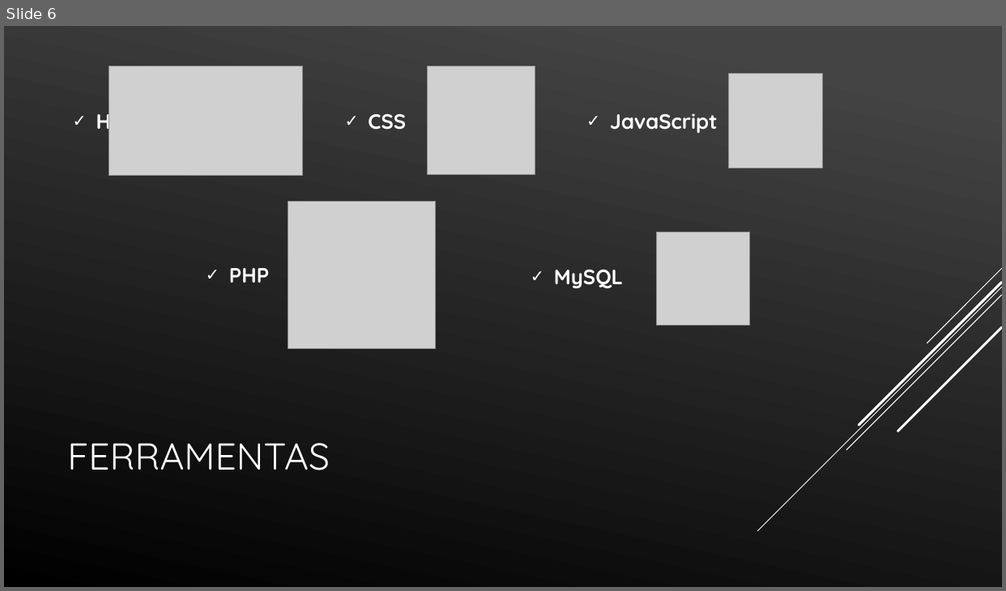
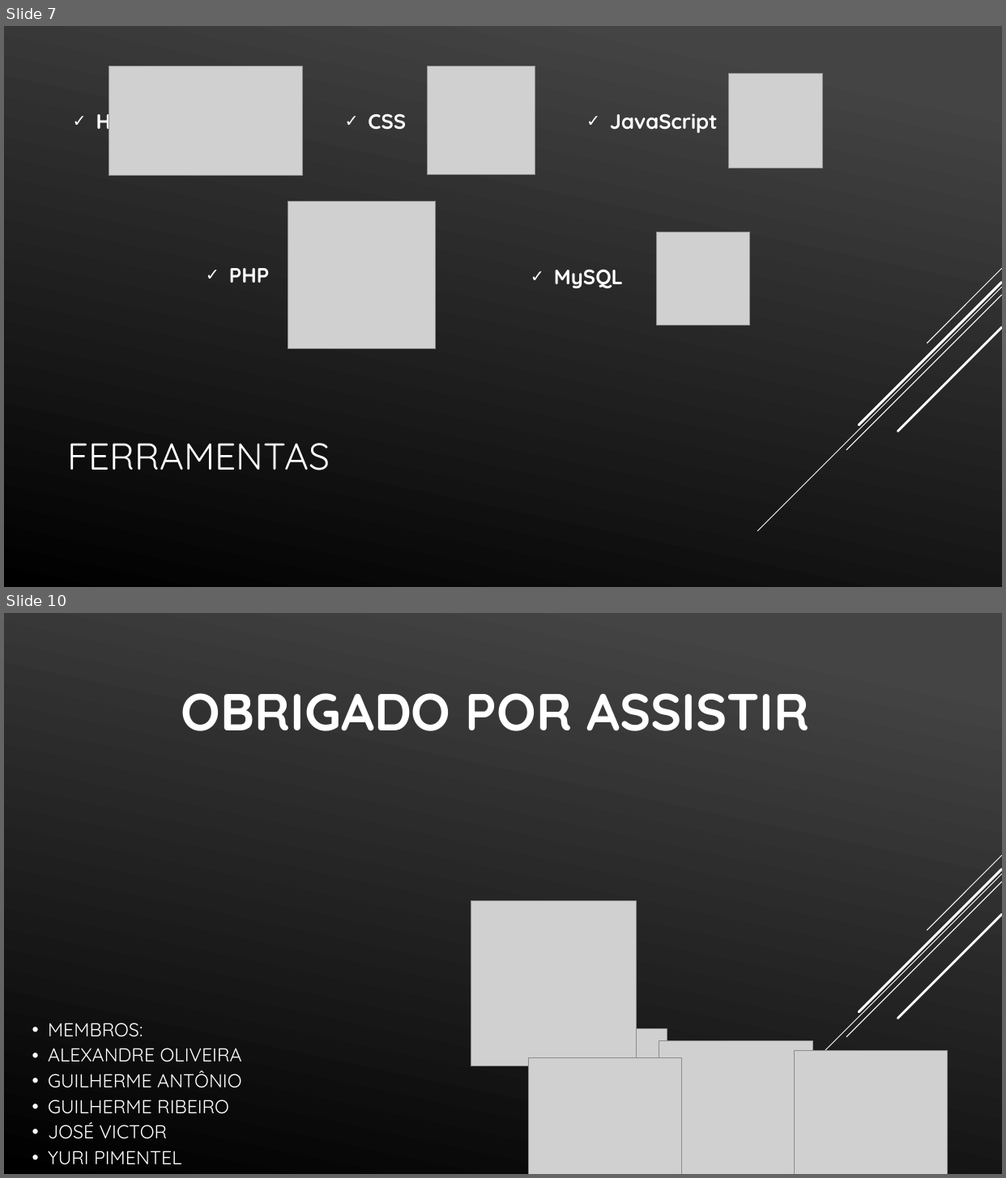
Before and after one commit to Zoldyako/PI2-Fatec, a slide deck: Projeto Interdisciplinar.pptx. Shown one above the other, each under a label of ours: slide 6 before the commit, slides 7 and 10 after it; the slides between them are not shown. The pictures are 1006x591 and 1006x1178 pixels, drawn with LibreOffice and Linux fonts; fonts in the diff are those of the drawing; grey boxes stand for pictures. Boxes give left, top, right and bottom in pixels: in the first picture for what was removed or moved away, otherwise in the second. Text is boxed around its words. In the diff, an @@ line names an element or a change of style, - is before the commit and + after.

```diff
--- a/Projeto Interdisciplinar.pptx
+++ b/Projeto Interdisciplinar.pptx
@@ slide 10 added at box(4, 613, 1002, 1174), background gradient #454545 to #000000; not listed: 5 template elements that a slide beside it also shows @@
@@ text added at box(181, 693, 809, 731), 50 pt, text #FFFFFF, bold @@
+OBRIGADO POR ASSISTIR
@@ picture added at box(471, 901, 636, 1066) @@
@@ title added at box(48, 1023, 242, 1165), 18.1 pt, text #FFFFFF @@
+• MEMBROS:
+• ALEXANDRE OLIVEIRA
+• GUILHERME ANTÔNIO
+• GUILHERME RIBEIRO
+• JOSÉ VICTOR
+• YURI PIMENTEL
@@ picture added at box(592, 1029, 667, 1104) @@
@@ picture added at box(659, 1041, 812, 1174) @@
@@ picture added at box(528, 1058, 681, 1174) @@
@@ picture added at box(794, 1051, 948, 1174) @@
@@ what was slide 6 is now slide 7 @@
```
Also in this commit, not shown: 4 slides changed, 2 other slides added.
